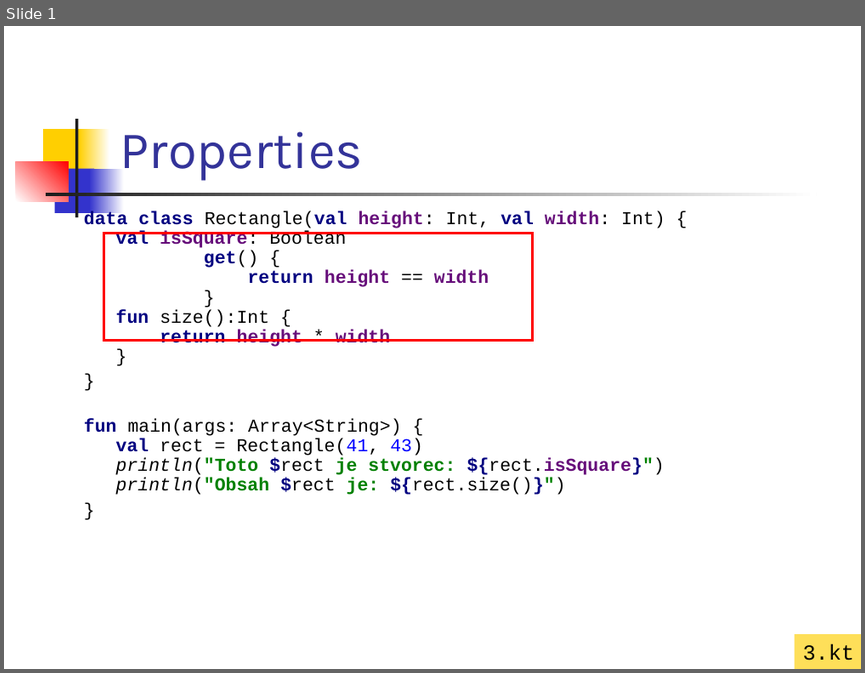
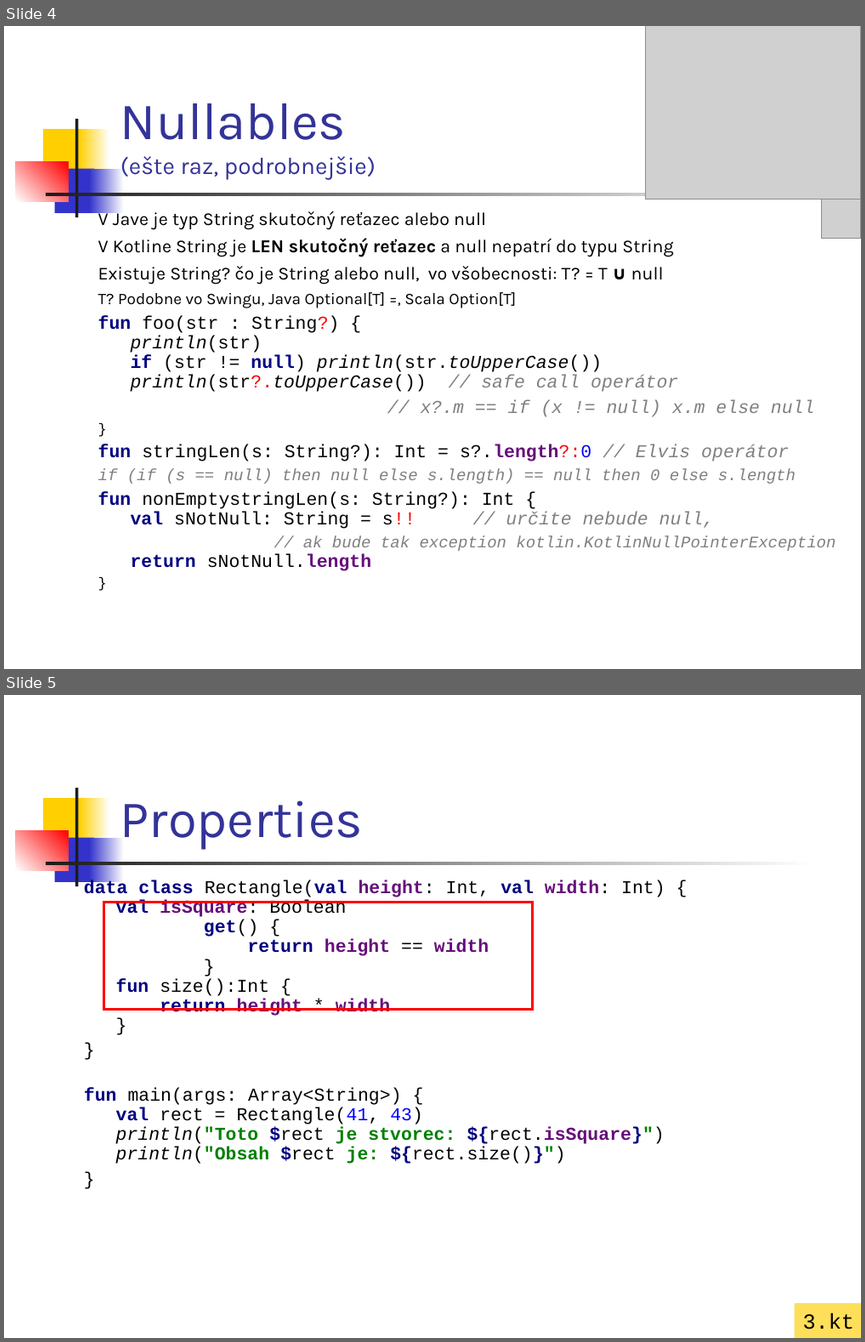
Before and after one commit to vmandro/Prednasky, a slide deck: 02/02_Kotlin.ppt. Shown one above the other, each under a label of ours: slide 1 before the commit, slides 4 and 5 after it. The pictures are 865x673 and 865x1342 pixels, drawn with LibreOffice and Linux fonts; fonts in the diff are those of the drawing; grey boxes stand for pictures. Boxes give left, top, right and bottom in pixels: in the first picture for what was removed or moved away, otherwise in the second. Text is boxed around its words. In the diff, an @@ line names an element or a change of style, - is before the commit and + after.

```diff
--- a/02/02_Kotlin.ppt
+++ b/02/02_Kotlin.ppt
@@ slide 4 added at (4,26,861,669), background #FFFFFF; not listed: 7 template elements that a slide beside it also shows @@
@@ picture added at (645,26,861,199) @@
@@ title added at (120,103,375,180), 20 pt, text #333399 @@
+Nullables
+(ešte raz, podrobnejšie)
@@ picture added at (822,199,861,238) @@
@@ text added at (98,209,835,571), 15.3 pt, text #000000 @@
+V Jave je typ String skutočný reťazec alebo null
+V Kotline String je LEN skutočný reťazec a null nepatrí do typu String
+Existuje String? čo je String alebo null, vo všobecnosti: T? = T ∪ null
+T? Podobne vo Swingu, Java Optional[T] =, Scala Option[T]
+fun foo(str : String?) {
+println(str)
+if (str != null) println(str.toUpperCase())
+println(str?.toUpperCase()) // safe call operátor
+// x?.m == if (x != null) x.m else null
+}
+fun stringLen(s: String?): Int = s?.length?:0 // Elvis operátor
+if (if (s == null) then null else s.length) == null then 0 else s.length
+fun nonEmptystringLen(s: String?): Int {
+val sNotNull: String = s!! // určite nebude null,
+// ak bude tak exception kotlin.KotlinNullPointerException
+return sNotNull.length
+}
@@ what was slide 1 is now slide 5 @@
```
Also in this commit, not shown: 1 slide changed, 3 other slides added, 7 other files.
